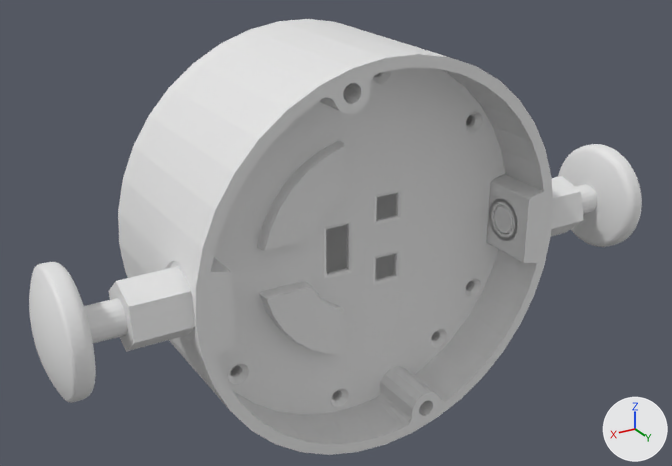
The COLLADA model mara_description/meshes/robotiq_adapter.dae as it was, and as the next commit left it.
Rendered twice from a 50 mm camera at (98.9, 191.6, 81.6) aimed at (-0.3, 26.3, -1.0). Arrows for +X, +Y and +Z are at lower right; the lights stay in place.

The first picture shows 'node'.
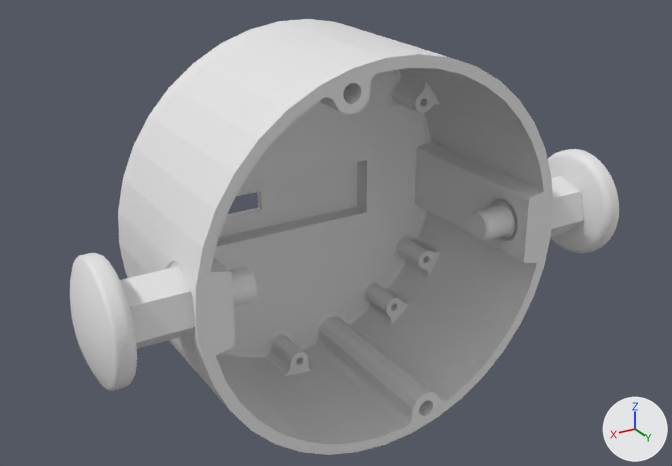
What the commit changed:
me_shape0 is used by ob_node; location (0.0, 0.0, 0.0).
me_shape0 had 9652 vertices, 19336 faces and spanned x -70.2..70.2, y -2.9..54.2, z -43.5..43.4.
me_shape0 now has 8761 vertices, 17514 faces and spans x -62.8..62.8, y -2.9..54.2, z -43.5..43.4.
me_shape0 part 1: the loose piece of 86 vertices spanning x -62.2..-35.8, y 38.0..45.0, z -3.5..3.5 is moved by (7.4, 0.0, 0.0).
me_shape0 part 2: the loose piece of 86 vertices spanning x 35.8..62.2, y 38.0..45.0, z -3.5..3.5 is moved by (-7.4, 0.0, 0.0).
me_shape0 part 3: the loose piece of 1203 vertices spanning x -70.2..-62.2, y 28.9..54.2, z -12.6..12.6 is deleted.
me_shape0 part 4: the loose piece of 1180 vertices spanning x 62.2..70.2, y 28.9..54.2, z -12.6..12.6 is deleted.
me_shape0 part 5: the loose piece of 900 vertices spanning x -40.0..40.0, y 34.3..39.5, z -40.9..40.9 is deleted.
me_shape0 part 6: 1 vertex moved within x -54.8, y 44.6, z -1.7; 1212 vertices added at x -62.8..-54.8, y 28.9..54.2, z -12.6..12.6.
me_shape0 part 7: 1180 vertices added at x 54.8..62.8, y 28.9..54.2, z -12.6..12.6.

What differs and where, as boxes [x1, y1, x2, y2] in the pictures (672 x 466 px; the box of a moved part takes in the faces that stretch with it):
'node', reshaped (10% narrower): before [29, 19, 642, 455]; after [70, 19, 619, 455]
part 1 of me_shape0, moved or reshaped: before [494, 184, 598, 234]; after [469, 205, 513, 241]
part 2 of me_shape0, moved or reshaped: before [84, 298, 128, 344]; after [231, 267, 257, 306]
part 3 of me_shape0, deleted: before [558, 144, 642, 247]
part 4 of me_shape0, deleted: before [29, 262, 96, 403]
part 5 of me_shape0, deleted: before [214, 68, 505, 415]
part 6 of me_shape0, built on: after [548, 149, 619, 253]
part 7 of me_shape0, added: after [70, 253, 137, 391]
